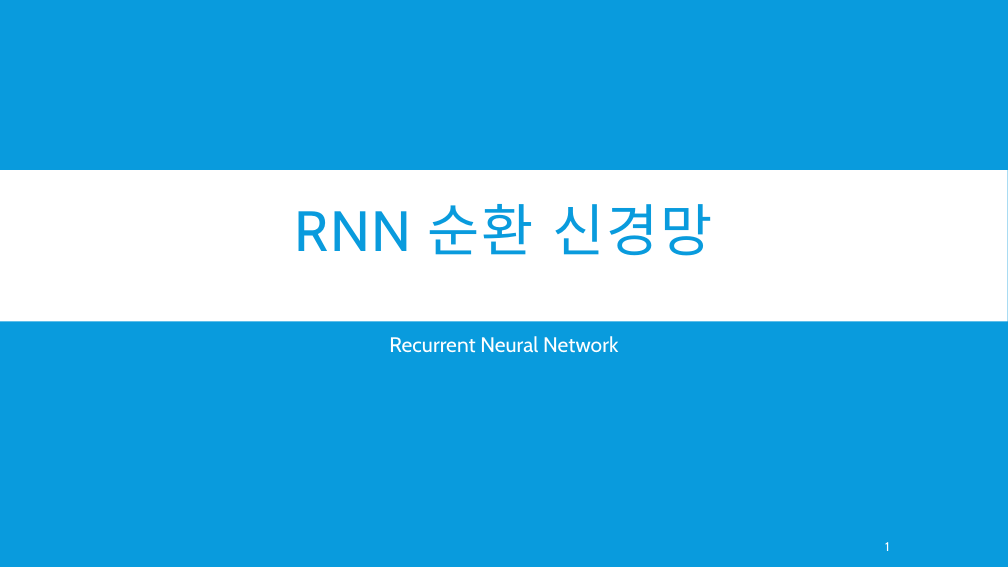
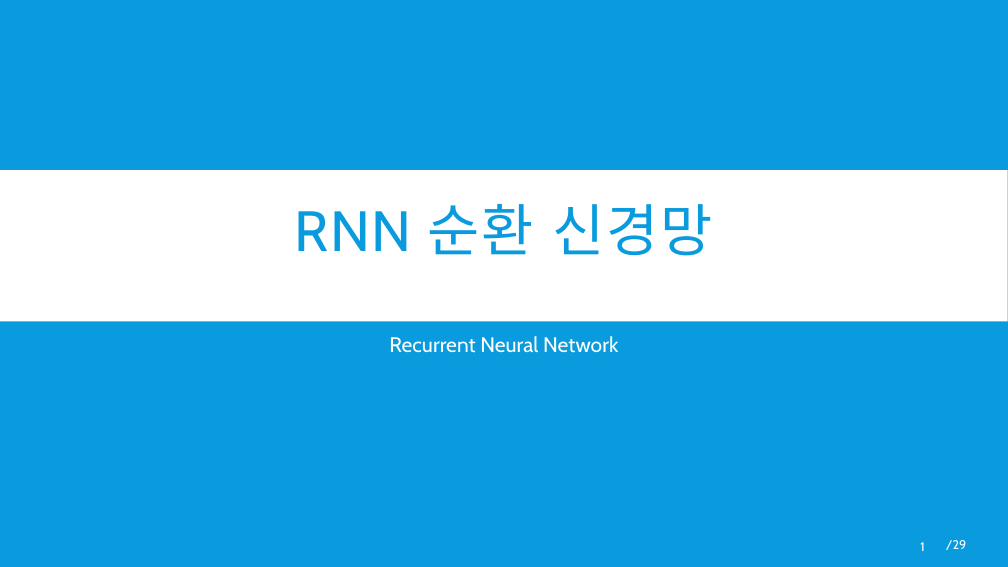
Before and after one commit to skj0108/seminar, a slide deck: slide 1 of RNN 순환 신경망.pptx. Drawn at 1008x567 pixels with LibreOffice and Linux fonts; fonts in the diff are those of the drawing. Boxes give left, top, right and bottom in pixels: in the first picture for what was removed or moved away, otherwise in the second. Text is boxed around its words. In the diff, an @@ line names an element or a change of style, - is before the commit and + after.

```diff
--- a/RNN 순환 신경망.pptx
+++ b/RNN 순환 신경망.pptx
@@ page number: place and size @@
-page number at [885, 542, 889, 551]
+page number at [920, 542, 924, 551]
@@ text added at [946, 540, 966, 550], 12 pt, text #FFFFFF @@
+/29
```
Also in this commit, not shown: 15 other slides changed, 13 slides added, 2 slides removed.
